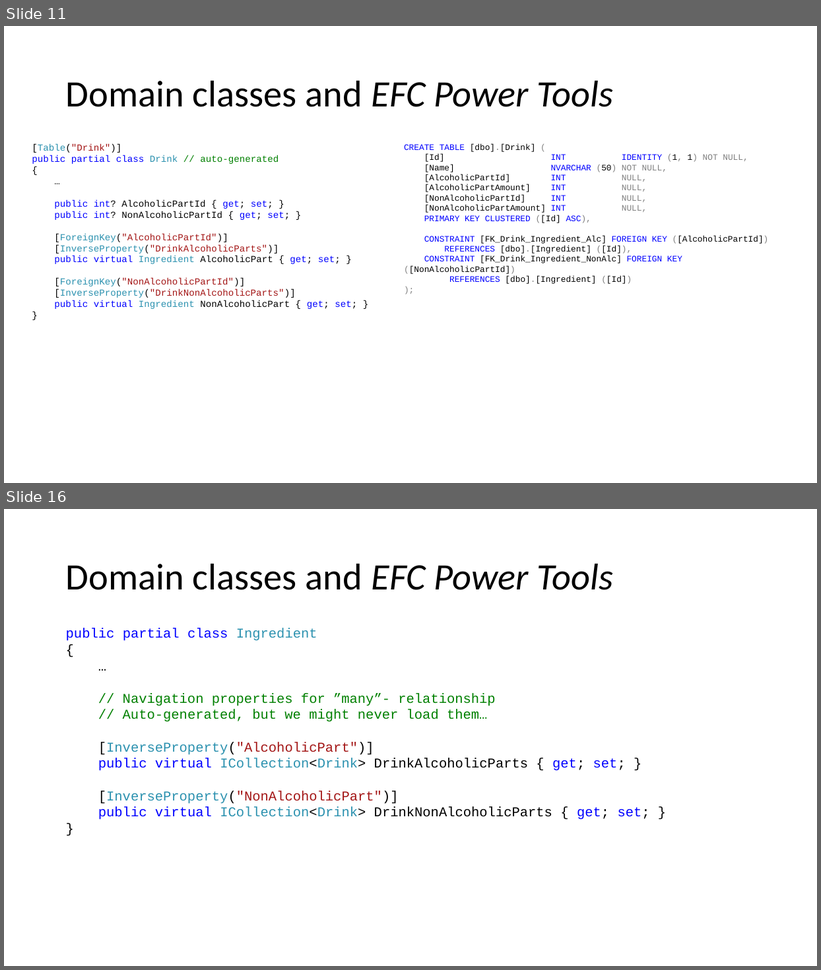
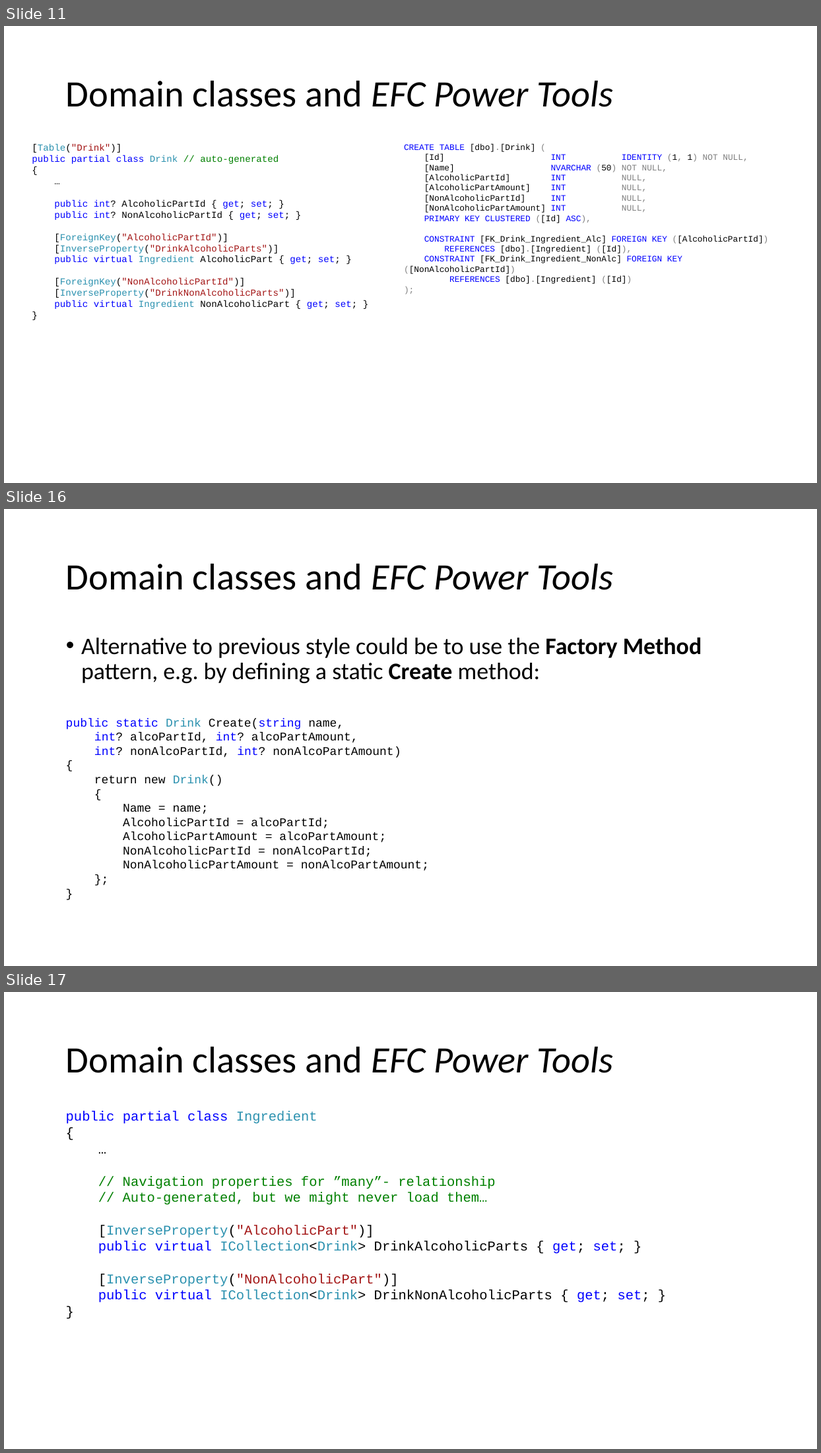
Before and after one commit to perslaursen/OOProg22, a slide deck: Chap/EFCore/Presentations/EFCoreEssentials.pptx. Shown one above the other, each under a label of ours: slides 11 and 16 before the commit, slides 11, 16 and 17 after it; the slides between them are not shown. The pictures are 821x970 and 821x1453 pixels, drawn with LibreOffice and Linux fonts; fonts in the diff are those of the drawing. Boxes give left, top, right and bottom in pixels: in the first picture for what was removed or moved away, otherwise in the second. Text is boxed around its words. In the diff, an @@ line names an element or a change of style, - is before the commit and + after.

Commit message:
Updates to EFCore materials
Updates related to (the abandonment of) defining constructors for classes generated by EFC Power Tools.

```diff
--- a/Chap/EFCore/Presentations/EFCoreEssentials.pptx
+++ b/Chap/EFCore/Presentations/EFCoreEssentials.pptx
@@ slide 16 added at (4, 509, 817, 966), background #FFFFFF @@
@@ title added at (66, 563, 614, 590), 44 pt, text #000000 @@
+Domain classes and EFC Power Tools
@@ text added at (81, 637, 702, 683), 28 pt, text #000000 @@
+• Alternative to previous style could be to use the Factory Method pattern, e.g. by defining a static Create method:
@@ text added at (66, 718, 429, 871), 14 pt, text #000000 @@
+public static Drink Create(string name,
+int? alcoPartId, int? alcoPartAmount,
+int? nonAlcoPartId, int? nonAlcoPartAmount)
+{
+return new Drink()
+{
+Name = name;
+AlcoholicPartId = alcoPartId;
+AlcoholicPartAmount = alcoPartAmount;
+NonAlcoholicPartId = nonAlcoPartId;
+NonAlcoholicPartAmount = nonAlcoPartAmount;
+};
+}
@@ what was slide 16 is now slide 17 @@
```
Also in this commit, not shown: 14 slides changed, 1 other slide added, 1 slide removed, 12 other files.
